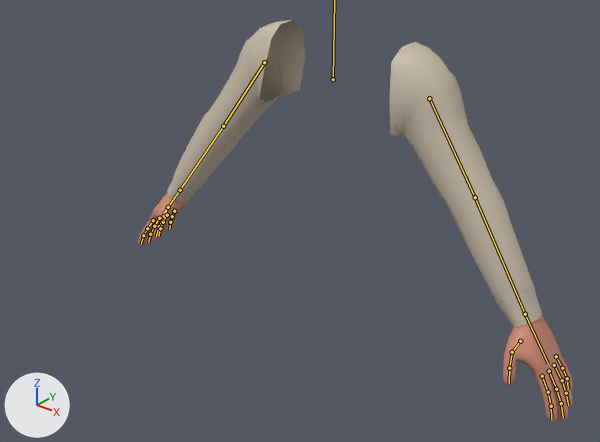
The FBX model Assets/Models/Characters/HumanoidArms.fbx: old version first, new version second.
One viewpoint serves both versions: a 50 mm camera at (1.86, -2.54, 0.91) aimed at (0.08, -0.31, -0.47). The axes (+X, +Y, +Z) are drawn at lower left. The lights are the same throughout. The bones that bend it are drawn over the model as lines.

The first picture shows 'Arms'.
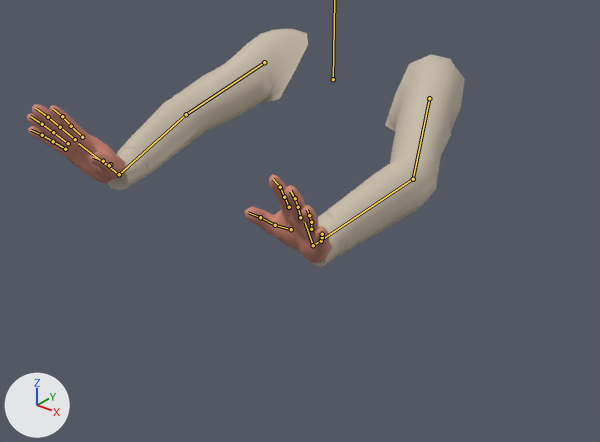
The newer file adds an action. The first version stands in its rest pose; the second is drawn at frame 8 of the action 'Armature|ShakeTree'.

What differs and where, as boxes (x1, y1, x2, y2) in the pictures (600 x 442 px):
'Arms', posed (40% shorter)
    before: (138, 20, 573, 422)
    after: (27, 29, 465, 268)
bone 'l.UpperArm', root to tip
    before: (429, 98) to (475, 197)
    after: (429, 98) to (413, 179)
bone 'l.LowerArm', root to tip
    before: (475, 197) to (525, 314)
    after: (413, 179) to (313, 245)
bone 'l.Hand', root to tip
    before: (525, 314) to (548, 363)
    after: (313, 245) to (305, 222)
bone 'l.LittleProximal', root to tip
    before: (556, 356) to (562, 368)
    after: (321, 241) to (322, 237)
bone 'l.LittleIntermediate', root to tip
    before: (562, 368) to (567, 378)
    after: (322, 237) to (322, 234)
bone 'l.RingProximal', root to tip
    before: (554, 365) to (562, 380)
    after: (311, 229) to (311, 222)
bone 'l.RingIntermediate', root to tip
    before: (562, 380) to (566, 393)
    after: (311, 222) to (309, 215)
bone 'l.MiddleProximal', root to tip
    before: (549, 371) to (556, 389)
    after: (300, 217) to (298, 207)
bone 'l.MiddleIntermediate', root to tip
    before: (556, 389) to (561, 403)
    after: (298, 207) to (295, 198)
bone 'l.IndexProximal', root to tip
    before: (542, 376) to (548, 392)
    after: (289, 207) to (284, 197)
bone 'l.IndexIntermediate', root to tip
    before: (548, 392) to (551, 406)
    after: (284, 197) to (280, 187)
bone 'l.ThumbIntermediate', root to tip
    before: (512, 352) to (509, 368)
    after: (275, 225) to (260, 217)
bone 'r.UpperArm', root to tip
    before: (264, 62) to (223, 126)
    after: (264, 62) to (186, 114)
bone 'r.LowerArm', root to tip
    before: (223, 126) to (180, 190)
    after: (186, 114) to (119, 174)
bone 'r.Hand', root to tip
    before: (180, 190) to (163, 214)
    after: (119, 174) to (78, 143)
bone 'r.ThumbIntermediate', root to tip
    before: (164, 216) to (159, 226)
    after: (109, 165) to (103, 161)
bone 'r.LittleProximal', root to tip
    before: (174, 211) to (172, 216)
    after: (65, 149) to (53, 141)
bone 'r.LittleIntermediate', root to tip
    before: (172, 216) to (170, 222)
    after: (53, 141) to (42, 135)
bone 'r.RingProximal', root to tip
    before: (167, 215) to (163, 222)
    after: (68, 143) to (53, 132)
bone 'r.RingIntermediate', root to tip
    before: (163, 222) to (160, 228)
    after: (53, 132) to (42, 124)
bone 'r.MiddleProximal', root to tip
    before: (159, 218) to (154, 226)
    after: (75, 139) to (60, 127)
bone 'r.MiddleIntermediate', root to tip
    before: (154, 226) to (150, 234)
    after: (60, 127) to (48, 117)
bone 'r.IndexProximal', root to tip
    before: (153, 220) to (147, 228)
    after: (82, 137) to (71, 126)
bone 'r.IndexIntermediate', root to tip
    before: (147, 228) to (143, 235)
    after: (71, 126) to (62, 116)

What the commit changed:
Bone 'l.UpperArm' (bone_l_upperarm) turns from (0, 0, 0) to (56, 18, 29) degrees about its own x, y and z.
Bone 'l.LowerArm' (bone_l_lowerarm) turns from (0, 0, 0) to (33, 0, 0) degrees about its own x, y and z.
Bone 'l.Hand' (bone_l_hand) turns from (0, 0, 0) to (0, 0, 67) degrees about its own x, y and z.
Bone 'l.LittleProximal' (bone_l_littleproximal) turns from (0, 0, 0) to (0, 0, -5) degrees about its own x, y and z.
Bone 'l.LittleIntermediate' (bone_l_littleintermediate) turns from (0, 0, 0) to (0, 0, -5) degrees about its own x, y and z.
Bone 'l.RingProximal' (bone_l_ringproximal) turns from (0, 0, 0) to (0, 0, -5) degrees about its own x, y and z.
Bone 'l.RingIntermediate' (bone_l_ringintermediate) turns from (0, 0, 0) to (0, 0, -5) degrees about its own x, y and z.
Bone 'l.MiddleProximal' (bone_l_middleproximal) turns from (0, 0, 0) to (0, 0, -5) degrees about its own x, y and z.
Bone 'l.MiddleIntermediate' (bone_l_middleintermediate) turns from (0, 0, 0) to (0, 0, -5) degrees about its own x, y and z.
Bone 'l.IndexProximal' (bone_l_indexproximal) turns from (0, 0, 0) to (0, 0, -5) degrees about its own x, y and z.
Bone 'l.IndexIntermediate' (bone_l_indexintermediate) turns from (0, 0, 0) to (0, 0, -5) degrees about its own x, y and z.
Bone 'l.ThumbIntermediate' (bone_l_thumbintermediate) turns from (0, 0, 0) to (-8, 0, 0) degrees about its own x, y and z.
Bone 'r.UpperArm' (bone_r_upperarm) turns from (0, 0, 0) to (56, -18, -29) degrees about its own x, y and z.
Bone 'r.LowerArm' (bone_r_lowerarm) turns from (0, 0, 0) to (33, 0, 0) degrees about its own x, y and z.
Bone 'r.Hand' (bone_r_hand) turns from (0, 0, 0) to (0, 0, -67) degrees about its own x, y and z.
Bone 'r.ThumbIntermediate' (bone_r_thumbintermediate) turns from (0, 0, 0) to (-8, 0, 0) degrees about its own x, y and z.
Bone 'r.LittleProximal' (bone_r_littleproximal) turns from (0, 0, 0) to (0, 0, 5) degrees about its own x, y and z.
Bone 'r.LittleIntermediate' (bone_r_littleintermediate) turns from (0, 0, 0) to (0, 0, 5) degrees about its own x, y and z.
Bone 'r.RingProximal' (bone_r_ringproximal) turns from (0, 0, 0) to (0, 0, 5) degrees about its own x, y and z.
Bone 'r.RingIntermediate' (bone_r_ringintermediate) turns from (0, 0, 0) to (0, 0, 5) degrees about its own x, y and z.
Bone 'r.MiddleProximal' (bone_r_middleproximal) turns from (0, 0, 0) to (0, 0, 5) degrees about its own x, y and z.
Bone 'r.MiddleIntermediate' (bone_r_middleintermediate) turns from (0, 0, 0) to (0, 0, 5) degrees about its own x, y and z.
Bone 'r.IndexProximal' (bone_r_indexproximal) turns from (0, 0, 0) to (0, 0, 5) degrees about its own x, y and z.
Bone 'r.IndexIntermediate' (bone_r_indexintermediate) turns from (0, 0, 0) to (0, 0, 5) degrees about its own x, y and z.
